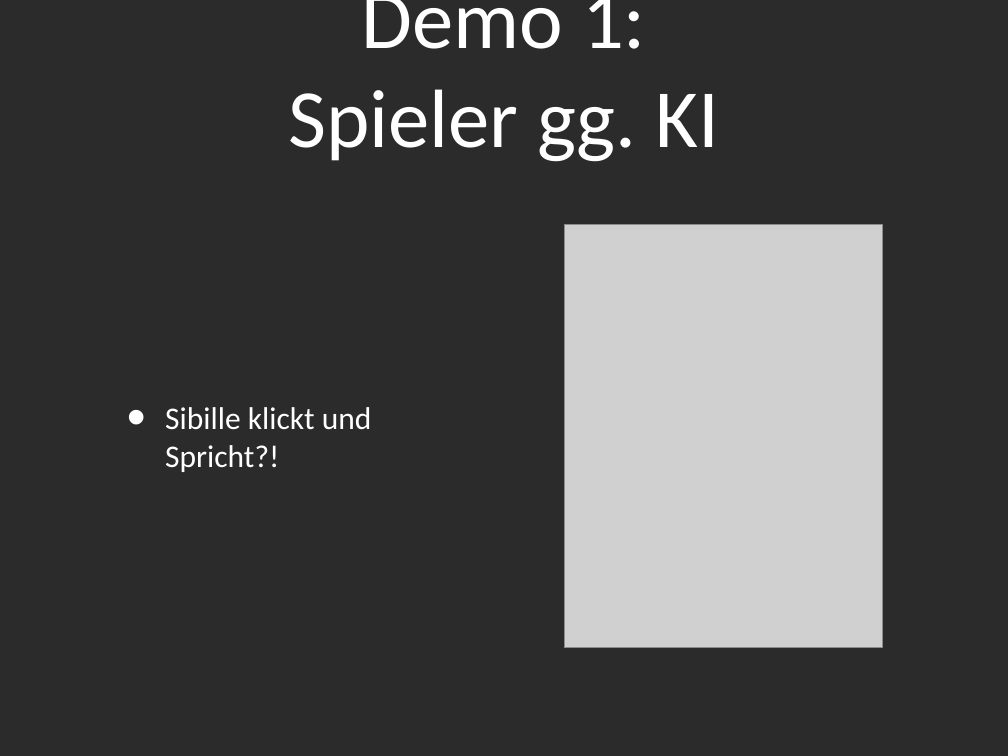
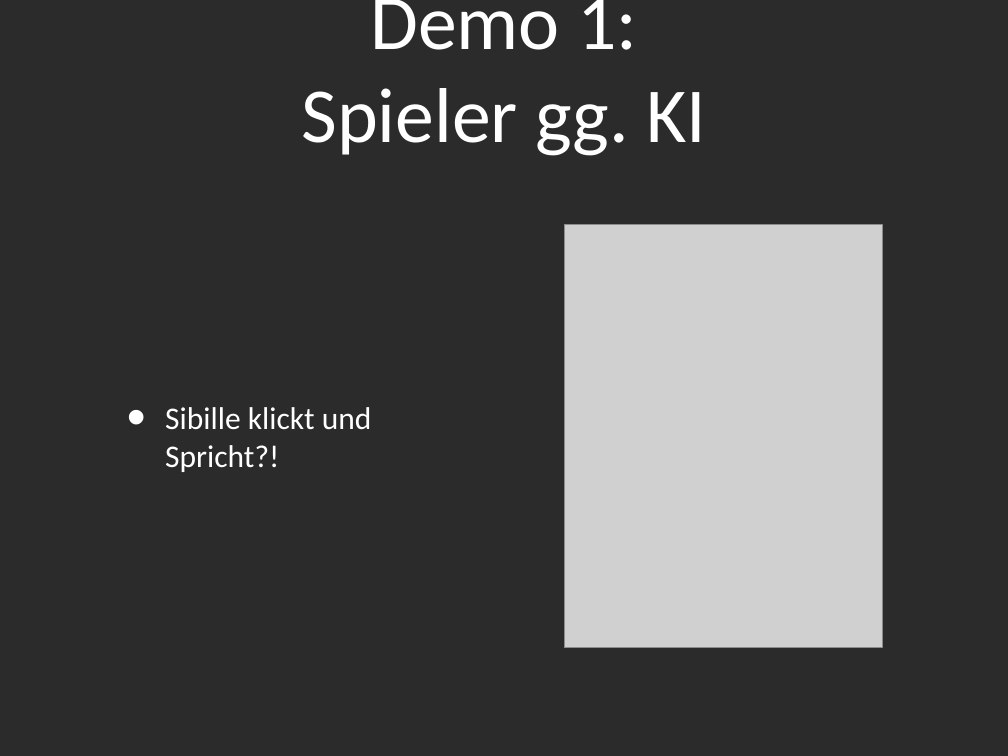
Before and after one commit to novac045/ai-battleship, a slide deck: slide 7 of Präsentation/Presentation_PPT.ppt. Drawn at 1008x756 pixels with LibreOffice and Linux fonts; fonts in the diff are those of the drawing; grey boxes stand for pictures; background and template pictures are left out; a plain dark background stands for a picture behind light text. Boxes give left, top, right and bottom in pixels: in the first picture for what was removed or moved away, otherwise in the second. Text is boxed around its words. In the diff, an @@ line names an element or a change of style, - is before the commit and + after.

```diff
--- a/Präsentation/Presentation_PPT.ppt
+++ b/Präsentation/Presentation_PPT.ppt
@@ title "Demo 1: Spieler gg. KI" at (x1=301, y1=0, x2=706, y2=156): size 84 to 79 pt @@
```
Also in this commit, not shown: 4 other slides changed, 2 other files.
